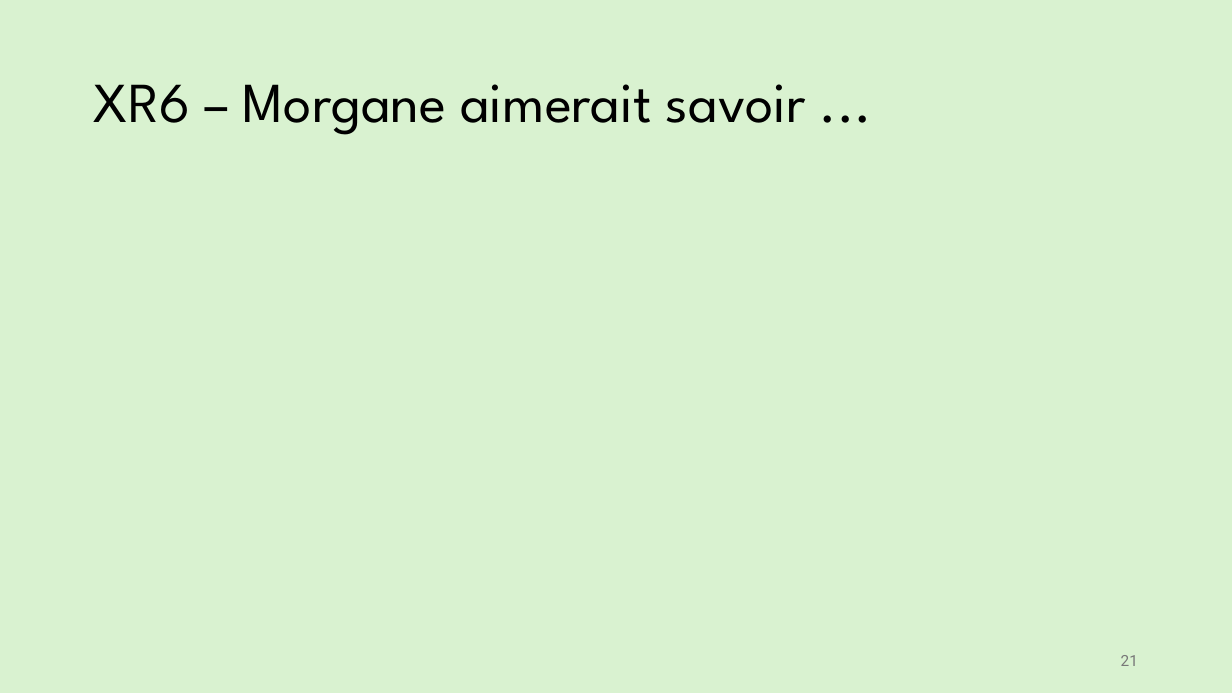
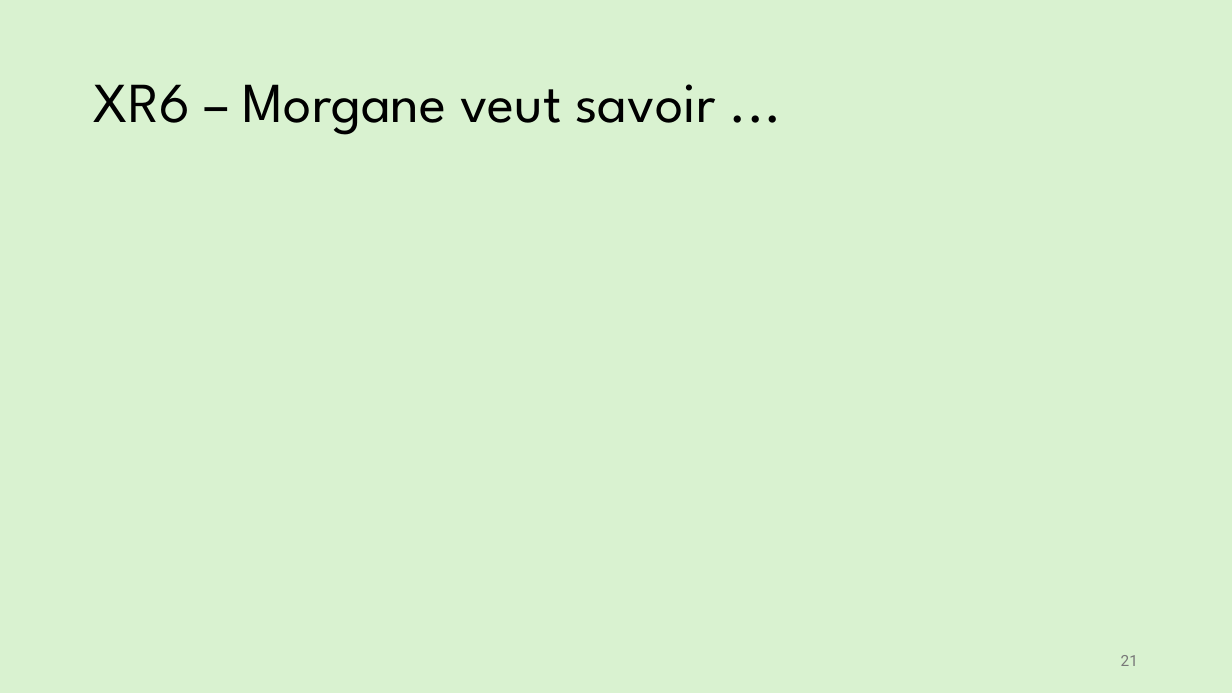
Before and after one commit to iannickgagnon/sagedays_iannick_2026, a slide deck: slide 21 of python_1/presentation_python_1.pptx. Drawn at 1232x693 pixels with LibreOffice and Linux fonts; fonts in the diff are those of the drawing; grey boxes stand for pictures. Boxes give left, top, right and bottom in pixels: in the first picture for what was removed or moved away, otherwise in the second. Text is boxed around its words. In the diff, an @@ line names an element or a change of style, - is before the commit and + after.

```diff
--- a/python_1/presentation_python_1.pptx
+++ b/python_1/presentation_python_1.pptx
@@ title at (94,84,715,135): text changed @@
-XR6 – Morgane aimerait savoir ...
+XR6 – Morgane veut savoir ...
```
Also in this commit, not shown: 5 other slides changed, 4 slides added, 1 slide removed.
